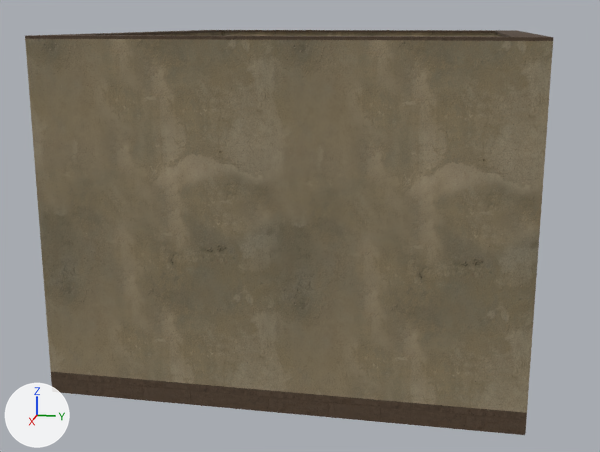
Renders of the glTF model assets/buildings/world-architecture-v1/d_home_6x5.glb from each side of a commit.
The view is the same before and after, from a camera (50 mm lens) standing at (10.7, 1.8, 3.68) and looking at (0.28, -0.29, 1.08). Lighting does not change. The marker at lower left points along +X, +Y and +Z. The older version comes first. Objects named as collision shapes, trigger or cutter boxes, shadow casters or lower levels of detail are left out. Where no turn or scale is listed for an object, it has been applied to the vertices. Vertices at exactly the same position are counted once.

Script lines for the objects in view, before the commit:
```python
me_cube = bpy.data.meshes.new('Cube')
me_cube.from_pydata(...)  # a box spanning x -3.0..3.0, y -2.5..2.5, z -0.12..0.12; a box spanning x -3.0..-2.66, y -2.5..2.5, z 3.64..3.67; a box spanning x 2.66..3.0, y -2.5..2.5, z 3.64..3.67; a box spanning x -2.66..2.66, y -2.5..-2.16, z 3.64..3.67; a box spanning x -2.66..2.66, y 2.16..2.5, z 3.64..3.67; a box spanning x -0.87..-0.71, y -2.5..-1.6, z 0.12..2.47; a box spanning x 0.71..0.87, y -2.5..-1.6, z 0.12..2.47
me_cube.materials.append(mat_dr_sandstone)
me_cube_001 = bpy.data.meshes.new('Cube.001')
me_cube_001.from_pydata(...)  # 326 vertices, 600 faces; spans x -1.07..4.93, y -0.2..4.8, z -1.41..2.11
me_cube_001.materials.append(mat_dr_warm_lime_plaster_001)
me_cube_003 = bpy.data.meshes.new('Cube.003')
me_cube_003.from_pydata(...)  # 604 vertices, 1112 faces; spans x -2.52..2.52, y -0.2..4.8, z -1.05..0.37
me_cube_003.materials.append(mat_dr_dark_oak)
ob_front_adobe_pier = bpy.data.objects.new('front adobe pier', me_cube_001)
ob_front_adobe_pier.location = (-1.94, -2.3, 1.41)
ob_model_floor = bpy.data.objects.new('model floor', me_cube)
ob_model_floor.location = (0.0, 0.0, -0.12)
ob_structural_timber_lintel = bpy.data.objects.new('structural timber lintel', me_cube_003)
ob_structural_timber_lintel.location = (0.0, -2.3, 2.45)
```
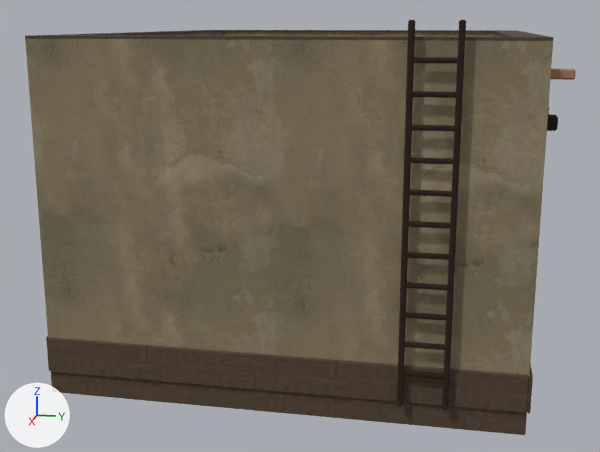
What differs and where, as boxes (x1, y1, x2, y2) in the pictures (600 x 452 px):
'structural timber lintel', reshaped (not visible before): after (397, 20, 558, 411)
'roof spout', added: after (551, 69, 576, 80)
part 1 of me_cube, added (brown): after (48, 338, 530, 413)
part 2 of me_cube, added: after (527, 363, 533, 413)
part 3 of me_cube, added: after (46, 336, 50, 370)
part 4 of me_cube_003, added: after (547, 115, 558, 131)
part 5 of me_cube_003, added: after (403, 370, 444, 379)
part 6 of me_cube_003, added: after (404, 342, 446, 350)
part 7 of me_cube_003, added: after (405, 312, 447, 320)
part 8 of me_cube_003, added: after (406, 282, 448, 290)
part 9 of me_cube_003, added: after (407, 252, 450, 260)
part 10 of me_cube_003, added: after (408, 221, 451, 229)
part 11 of me_cube_003, added: after (408, 189, 453, 197)
part 12 of me_cube_003, added: after (410, 157, 454, 164)
part 13 of me_cube_003, added: after (411, 125, 455, 131)
part 14 of me_cube_003, added: after (412, 91, 457, 98)
part 15 of me_cube_003, added: after (413, 57, 459, 63)
part 16 of me_cube_003, added: after (397, 20, 415, 407)
part 17 of me_cube_003, added: after (442, 20, 466, 411)

The change, as a list of edits to the scene's bpy script:
```text
Change me_cube:
    remove me_cube.from_pydata(...)  # 56 vertices, 84 faces; spans x -3.0..3.0, y -2.5..2.5, z -0.12..3.67
    add me_cube.from_pydata(...)  # 136 vertices, 224 faces; spans x -3.03..3.03, y -2.53..2.53, z -0.12..3.67
    me_cube part 1: a new loose piece of 16 vertices spanning x 3.0..3.03, y -2.5..2.5, z 0.12..0.52, in mat_dr_sandstone
    me_cube part 2: a new loose piece of 16 vertices spanning x -3.03..3.03, y 2.5..2.53, z 0.12..0.52, in mat_dr_sandstone
    me_cube part 3: a new loose piece of 16 vertices spanning x 0.87..3.0, y -2.53..-2.5, z 0.12..0.52, in mat_dr_sandstone
    other edits to the shape of me_cube do not show in these pictures
Change me_cube_003:
    remove me_cube_003.from_pydata(...)  # 604 vertices, 1112 faces; spans x -2.52..2.52, y -0.2..4.8, z -1.05..0.37
    add me_cube_003.from_pydata(...)  # 1156 vertices, 2124 faces; spans x -2.52..3.12, y -0.34..4.94, z -2.45..1.25
    me_cube_003 part 4: the loose piece of 24 vertices spanning x 2.38..2.52, y 0.15..4.45, z 0.23..0.37 is copied, and the copy is scaled about its middle by (1, 0.028, 1), then moved by (0.0, 2.57, 0.0); it spans x 2.38..2.52, y 4.8..4.94, z 0.23..0.37
    me_cube_003 part 5: the loose piece of 24 vertices spanning x 2.38..2.52, y 0.15..4.45, z 0.23..0.37 is copied, and the copy is scaled about its middle by (0.26, 0.112, 0.26), then moved by (0.64, 1.5, -2.4); it spans x 3.06..3.12, y 3.55..4.05, z -2.13..-2.08
    me_cube_003 part 6: the loose piece of 24 vertices spanning x 2.38..2.52, y 0.15..4.45, z 0.23..0.37 is copied, and the copy is scaled about its middle by (0.26, 0.112, 0.26), then moved by (0.64, 1.5, -2.1); it spans x 3.06..3.12, y 3.55..4.05, z -1.83..-1.78
    me_cube_003 part 7: the loose piece of 24 vertices spanning x 2.38..2.52, y 0.15..4.45, z 0.23..0.37 is copied, and the copy is scaled about its middle by (0.26, 0.112, 0.26), then moved by (0.64, 1.5, -1.8); it spans x 3.06..3.12, y 3.55..4.05, z -1.52..-1.48
    me_cube_003 part 8: the loose piece of 24 vertices spanning x 2.38..2.52, y 0.15..4.45, z 0.23..0.37 is copied, and the copy is scaled about its middle by (0.26, 0.112, 0.26), then moved by (0.64, 1.5, -1.5); it spans x 3.06..3.12, y 3.55..4.05, z -1.23..-1.18
    me_cube_003 part 9: the loose piece of 24 vertices spanning x 2.38..2.52, y 0.15..4.45, z 0.23..0.37 is copied, and the copy is scaled about its middle by (0.26, 0.112, 0.26), then moved by (0.64, 1.5, -1.2); it spans x 3.06..3.12, y 3.55..4.05, z -0.93..-0.88
    me_cube_003 part 10: the loose piece of 24 vertices spanning x 2.38..2.52, y 0.15..4.45, z 0.23..0.37 is copied, and the copy is scaled about its middle by (0.26, 0.112, 0.26), then moved by (0.64, 1.5, -0.9); it spans x 3.06..3.12, y 3.55..4.05, z -0.62..-0.58
    me_cube_003 part 11: the loose piece of 24 vertices spanning x 2.38..2.52, y 0.15..4.45, z 0.23..0.37 is copied, and the copy is scaled about its middle by (0.26, 0.112, 0.26), then moved by (0.64, 1.5, -0.6); it spans x 3.06..3.12, y 3.55..4.05, z -0.32..-0.27
    me_cube_003 part 12: the loose piece of 24 vertices spanning x 2.38..2.52, y 0.15..4.45, z 0.23..0.37 is copied, and the copy is scaled about its middle by (0.26, 0.112, 0.26), then moved by (0.64, 1.5, -0.3); it spans x 3.06..3.12, y 3.55..4.05, z -0.03..0.03
    me_cube_003 part 13: the loose piece of 24 vertices spanning x 2.38..2.52, y 0.15..4.45, z 0.23..0.37 is copied, and the copy is scaled about its middle by (0.26, 0.112, 0.26), then moved by (0.64, 1.5, 0.0); it spans x 3.06..3.12, y 3.55..4.05, z 0.27..0.32
    me_cube_003 part 14: the loose piece of 24 vertices spanning x 2.38..2.52, y 0.15..4.45, z 0.23..0.37 is copied, and the copy is scaled about its middle by (0.26, 0.112, 0.26), then moved by (0.64, 1.5, 0.3); it spans x 3.06..3.12, y 3.55..4.05, z 0.57..0.62
    me_cube_003 part 15: the loose piece of 24 vertices spanning x 2.38..2.52, y 0.15..4.45, z 0.23..0.37 is copied, and the copy is scaled about its middle by (0.26, 0.112, 0.26), then moved by (0.64, 1.5, 0.6); it spans x 3.06..3.12, y 3.55..4.05, z 0.87..0.92
    me_cube_003 part 16: a new loose piece of 24 vertices spanning x 3.06..3.12, y 3.55..3.61, z -2.45..1.25, in mat_dr_dark_oak
    me_cube_003 part 17: a new loose piece of 24 vertices spanning x 3.06..3.12, y 3.99..4.05, z -2.45..1.25, in mat_dr_dark_oak
    other edits to the shape of me_cube_003 do not show in these pictures
Add ob_roof_spout:
    ob_roof_spout = bpy.data.objects.new('roof spout', me_cube_057)  # 48 vertices, 88 faces; spans x -0.06..4.06, y -0.16..0.16, z -0.05..0.05; in mat_dr_fired_clay (brown #a87c61)
    ob_roof_spout.location = (-2.0, 2.66, 3.18)
```
